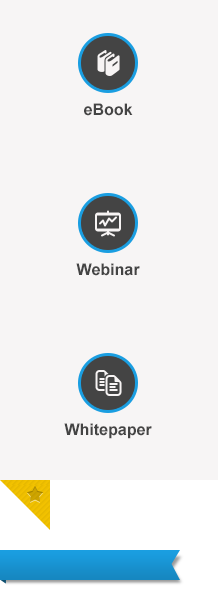
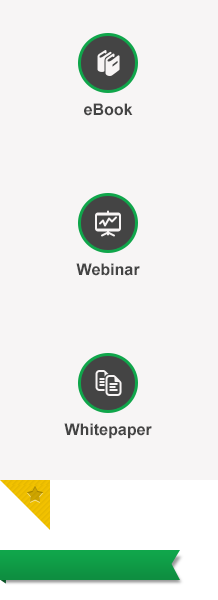
Two versions of the same layered image (218×600). Layer-by-layer changes:
moved "ebook" above "webinar" over [78, 33, 138, 93]
moved "webinar" above "whitepaper" over [78, 193, 138, 253]
moved "whitepaper" above "destaque" over [78, 353, 138, 413]
painted on "ribbon" (2nd of 3, in "faixa" › "ribbon") over [0, 550, 180, 580]
painted on "ribbon" (3rd of 3, in "faixa" › "ribbon") over [0, 579, 6, 584]
